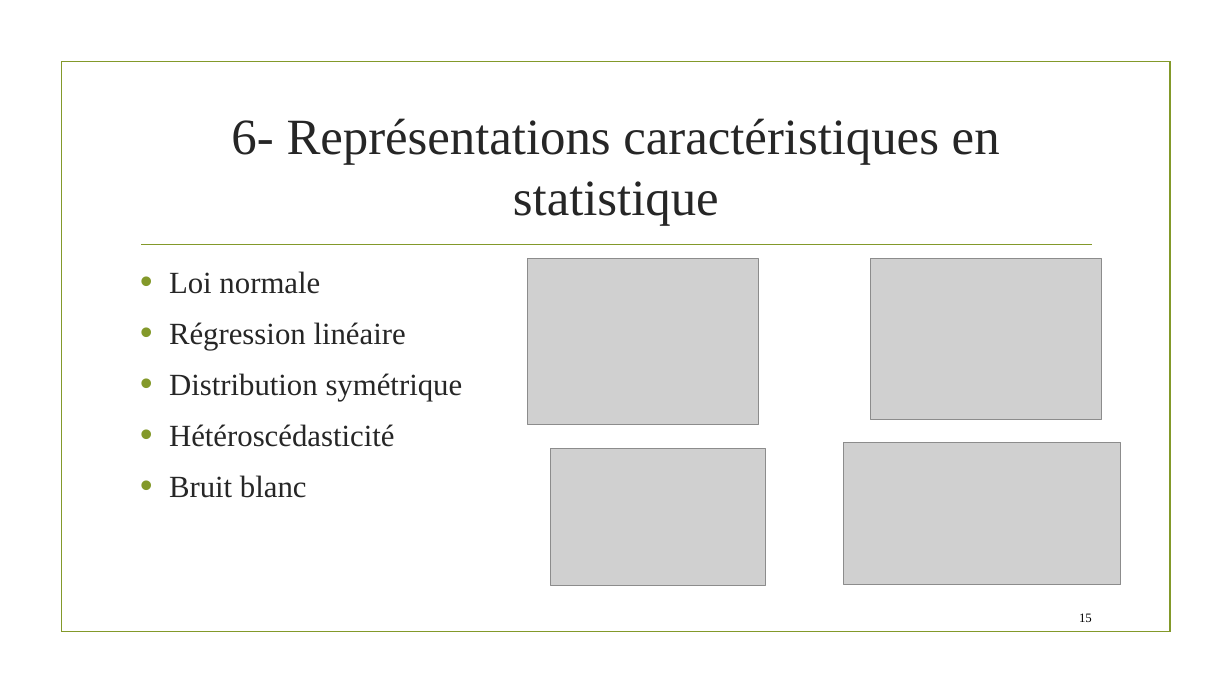
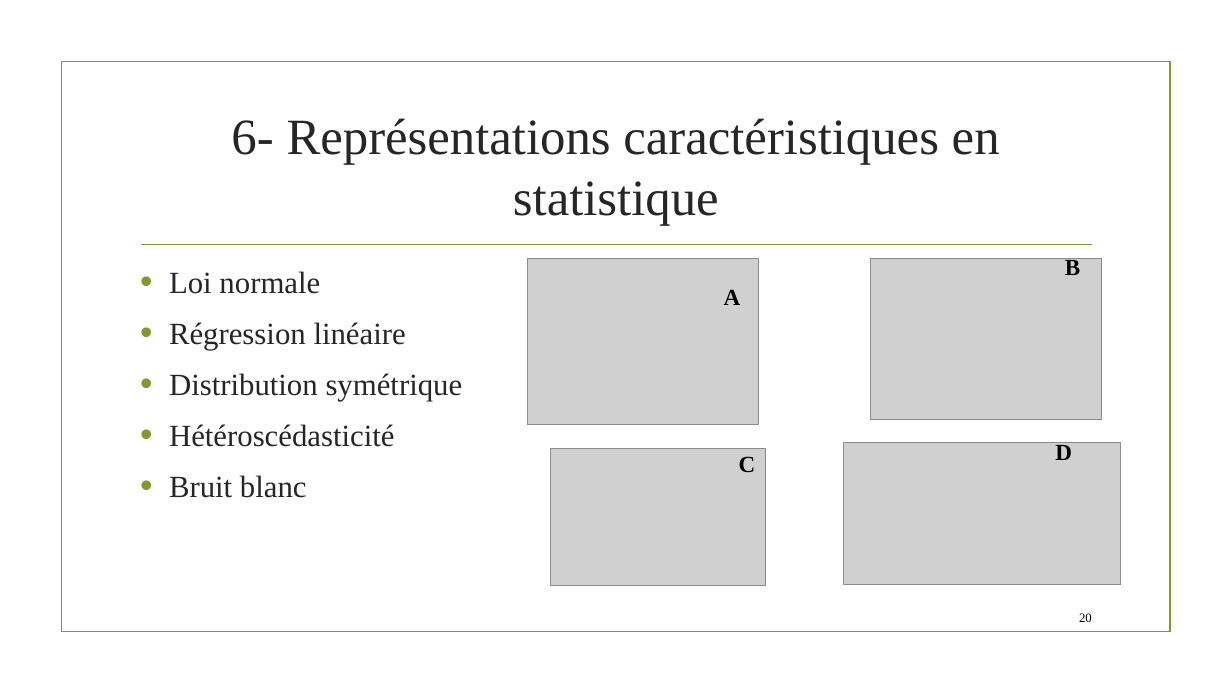
Before and after one commit to ML-for-B-E/Statistique-graphique, a slide deck: slide 20 of Statistique graphique.pptx (slide 15 before the commit). Drawn at 1232x693 pixels with LibreOffice and Linux fonts; fonts in the diff are those of the drawing; grey boxes stand for pictures; background and template pictures are left out. Boxes give left, top, right and bottom in pixels: in the first picture for what was removed or moved away, otherwise in the second. Text is boxed around its words. In the diff, an @@ line names an element or a change of style, - is before the commit and + after.

```diff
--- a/Statistique graphique.pptx
+++ b/Statistique graphique.pptx
@@ text added at <box>1065,257,1080,275</box>, 18 pt, text #000000, bold @@
+B
@@ text added at <box>724,289,741,305</box>, 18 pt, text #000000, bold @@
+A
@@ text added at <box>1055,441,1072,460</box>, 18 pt, text #000000, bold @@
+D
@@ text added at <box>739,456,756,473</box>, 18 pt, text #000000, bold @@
+C
@@ page number at <box>1079,613,1092,622</box>: text changed @@
-15
+20
```
Also in this commit, not shown: 14 other slides changed, 6 slides added.
